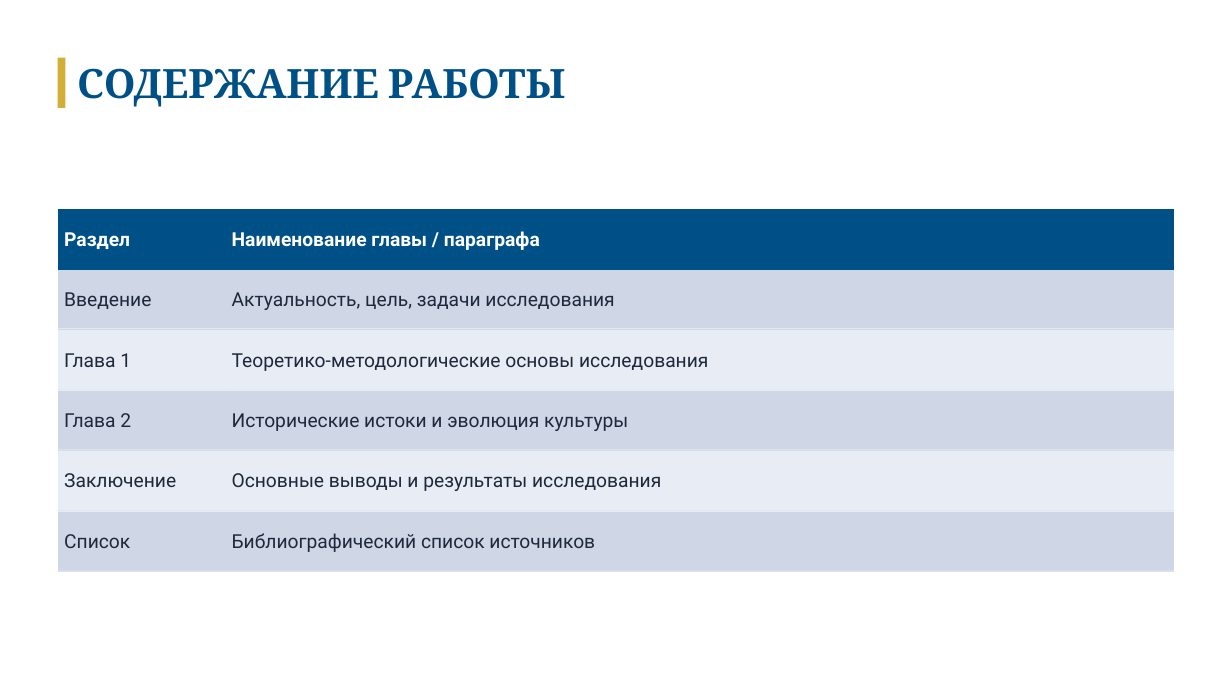
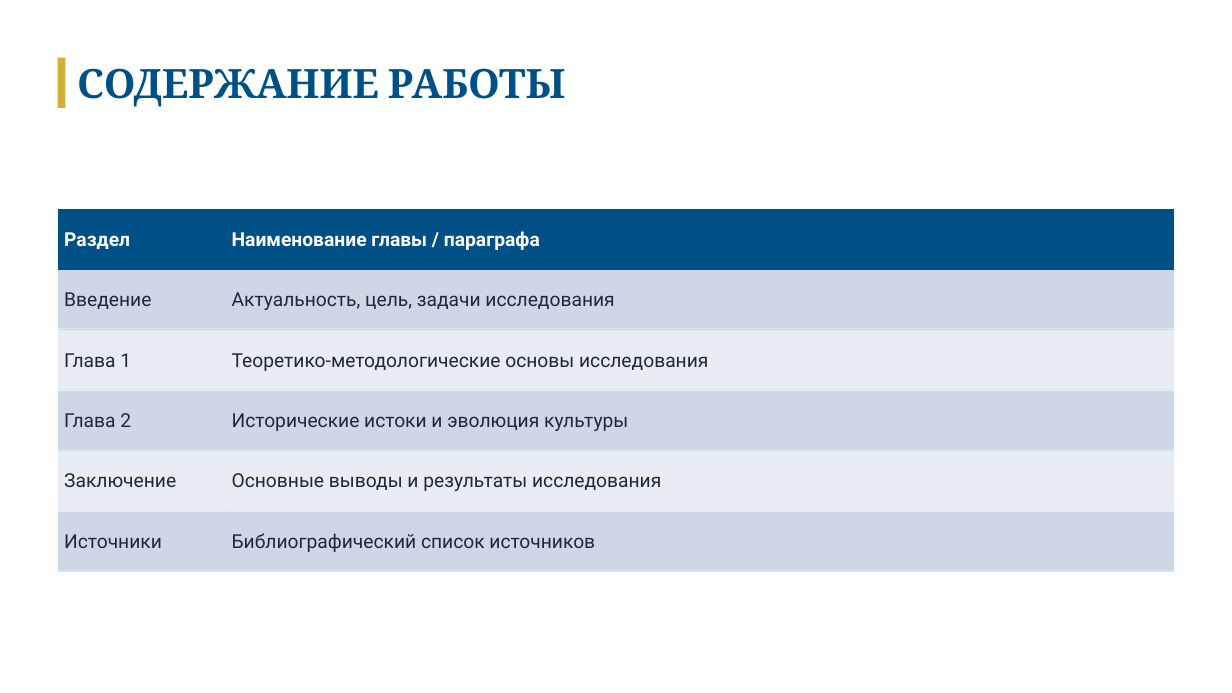
Before and after one commit to NuclearCakeGenerator/Politology_DZ, a slide deck: slide 2 of Истоки становления политической культуры.pptx. Drawn at 1232x693 pixels with LibreOffice and Linux fonts; fonts in the diff are those of the drawing; background and template pictures are left out. Boxes give left, top, right and bottom in pixels: in the first picture for what was removed or moved away, otherwise in the second. Text is boxed around its words. In the diff, an @@ line names an element or a change of style, - is before the commit and + after.

```diff
--- a/Истоки становления политической культуры.pptx
+++ b/Истоки становления политической культуры.pptx
@@ table at (57, 210, 1174, 573) @@
-row 6, column 1: Список
+row 6, column 1: Источники
```
Also in this commit, not shown: 1 other file.
